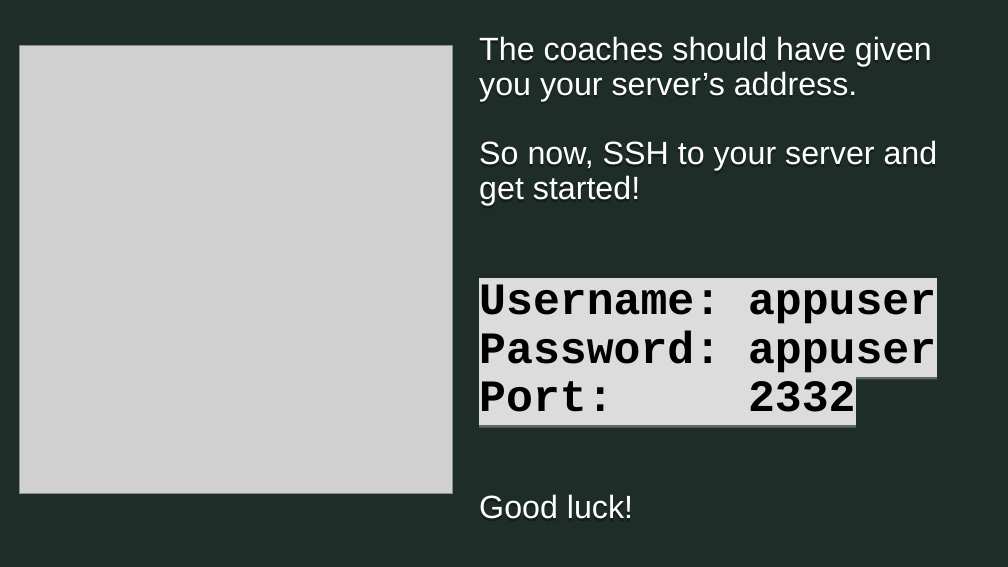
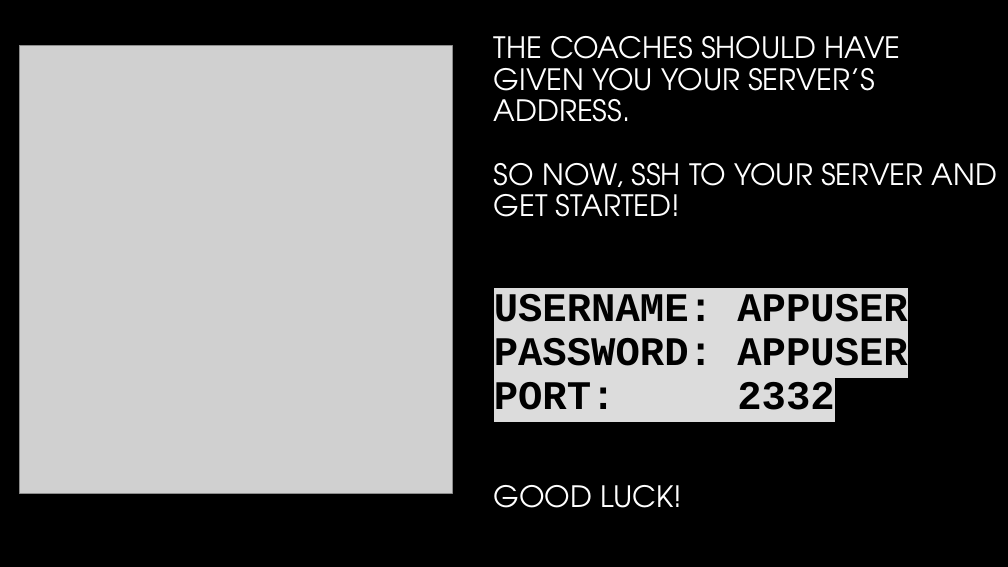
Before and after one commit to opensourcecorp/workshops, a slide deck: slide 17 of linux/docs/Linux-Workshop.odp (slide 18 before the commit). Drawn at 1008x567 pixels with LibreOffice and Linux fonts; fonts in the diff are those of the drawing; grey boxes stand for pictures; background and template pictures are left out. Boxes give left, top, right and bottom in pixels: in the first picture for what was removed or moved away, otherwise in the second. Text is boxed around its words. In the diff, an @@ line names an element or a change of style, - is before the commit and + after.

```diff
--- a/linux/docs/Linux-Workshop.odp
+++ b/linux/docs/Linux-Workshop.odp
@@ background picture (left out) to #000000 @@
@@ title at (494,36,996,508): text changed; size 23 to 21 pt; font Arial to TeX Gyre Adventor @@
-The coaches should have given you your server’s address.
-So now, SSH to your server and get started!
-Username: appuser
-Password: appuser
-Port: 2332
-Good luck!
+THE COACHES SHOULD HAVE GIVEN YOU YOUR SERVER’S ADDRESS.
+SO NOW, SSH TO YOUR SERVER AND GET STARTED!
+USERNAME: APPUSER
+PASSWORD: APPUSER
+PORT: 2332
+GOOD LUCK!
```
Also in this commit, not shown: 16 other slides changed, 1 slide removed.
